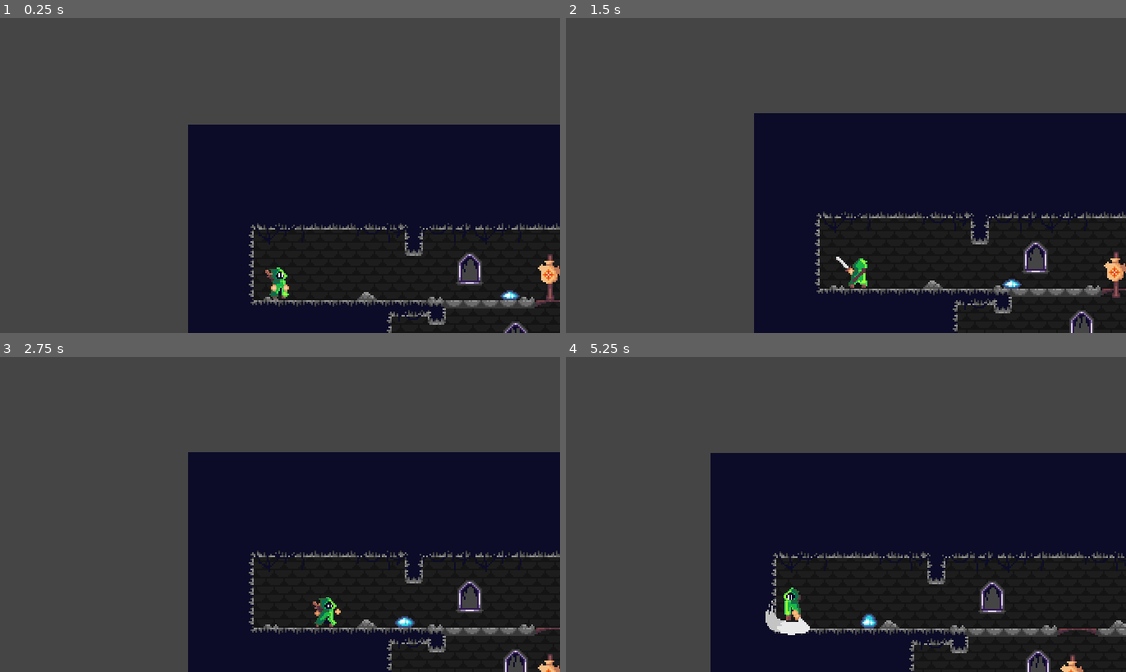
Above: before the commit, frames 1-4 (two rows, left to right).
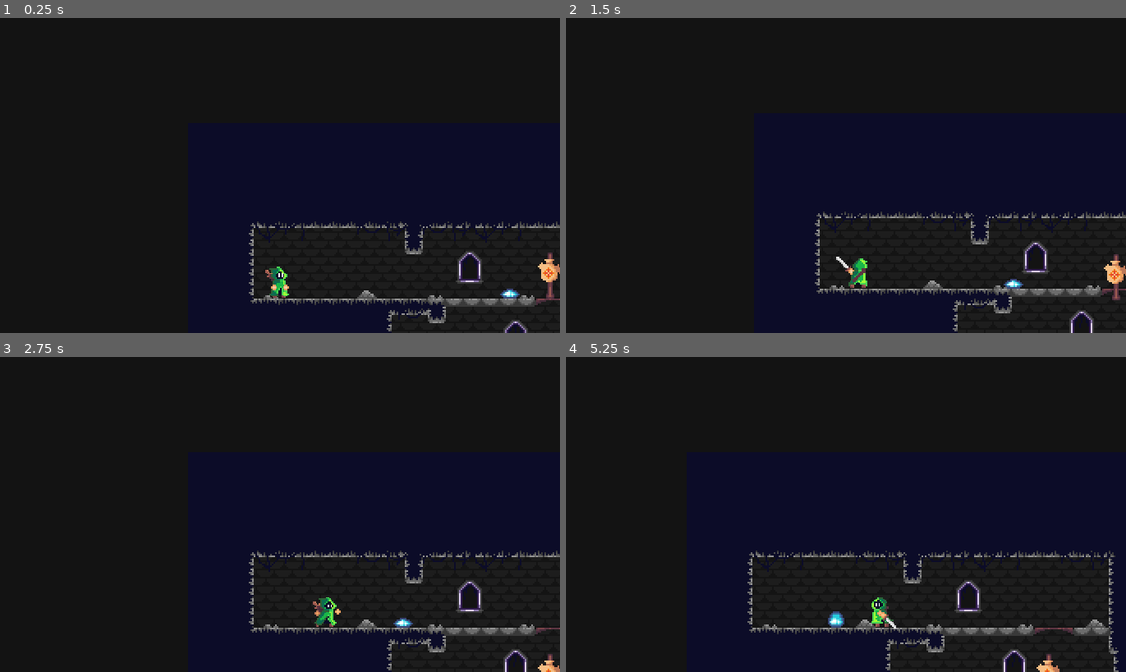
Above: after the commit, the same moments.

Repository: KrzysztofStaron/actionPlatformer
Game: Godot game, scene res://game.tscn
Same seed, same stepped clock (60 frames per second), same inputs: the game is played once before the commit and once after it.
Inputs (mouse positions are in pixels of both pictures, inside the frame that each line leads up to):
- Up to frame 1 (0.25 s): no input
- Up to frame 2 (1.5 s): move the mouse to (969, 159) at 0.52 s; press the mouse at (969, 159) at 0.53 s; hold D (move_right) 0.53-1.28 s; tap Space (jump) at 0.77 s; move the mouse to (734, 191) at 1.27 s; release the mouse at (734, 191) at 1.28 s; hold S (move_down) from 1.28 s (still down); tap Ctrl (walk) at 1.35 s
- Up to frame 3 (2.75 s): tap Space (jump) at 1.52 s; move the mouse to (336, 445) at 2.02 s; release S (move_down) at 2.03 s; press the mouse at (336, 445) at 2.03 s; hold D (move_right) from 2.03 s (still down)
- Up to frame 4 (5.25 s): move the mouse to (818, 577) at 2.77 s; release the mouse at (818, 577) at 2.78 s; tap Ctrl (walk) at 2.85, 4.35 s; tap Space (jump) at 3.02, 3.77, 4.52 s; move the mouse to (1014, 561) at 3.52 s; release D (move_right) at 3.53 s; press the mouse at (1014, 561) at 3.53 s; hold A (move_left) 3.53-5.03 s; move the mouse to (678, 467) at 4.27 s; release the mouse at (678, 467) at 4.28 s; move the mouse to (874, 514) at 5.02 s; press the mouse at (874, 514) at 5.03 s; hold S (move_down) from 5.03 s (still down)

The runs differ from the first frame. In frame 1, 59% of the frame differs, in the area x 0-100%, y 0-100%; in frame 2, 54%; in frame 3, 54%; in frame 4, 53%.

Commit message:
some uchanges that I forgot to commit t months ago XD

Diff:
--- a/project.godot
+++ b/project.godot
@@ -17,22 +17,22 @@
 "base": "Control",
 "class": "GridItem",
 "language": "GDScript",
-"path": "res://scenes/inventory/GridItem.gd"
+"path": "res://inventory/GridItem.gd"
 }, {
 "base": "Control",
 "class": "Inventory",
 "language": "GDScript",
-"path": "res://scenes/inventory/Inventory.gd"
+"path": "res://inventory/Inventory.gd"
 }, {
 "base": "Object",
 "class": "Item",
 "language": "GDScript",
-"path": "res://scenes/inventory/Item.gd"
+"path": "res://inventory/Item.gd"
 }, {
 "base": "Node",
 "class": "Items",
 "language": "GDScript",
-"path": "res://scenes/inventory/Items.gd"
+"path": "res://inventory/Items.gd"
 }, {
 "base": "KinematicBody2D",
 "class": "Player",
@@ -153,5 +153,5 @@
 
 [rendering]
 
-environment/default_clear_color=Color( 0.27451, 0.27451, 0.27451, 1 )
+environment/default_clear_color=Color( 0.0784314, 0.0784314, 0.0784314, 1 )
 environment/default_environment="res://environment.tres"
--- a/settings.gd
+++ b/settings.gd
@@ -1,4 +1,4 @@
 extends Node
 
-const gravitation := 300
-const maxGravitation := 600
+const gravitation := 400
+const maxGravitation := 800
Renamed: scenes/inventory/GridItem.gd -> inventory/GridItem.gd
Renamed: scenes/inventory/GridItem.tscn -> inventory/GridItem.tscn
Renamed: scenes/inventory/Inventory.gd -> inventory/Inventory.gd
Renamed: scenes/inventory/Inventory.tscn -> inventory/Inventory.tscn
Renamed: scenes/inventory/Item.gd -> inventory/Item.gd
Renamed: scenes/inventory/ItemGrid.gd -> inventory/ItemGrid.gd
Renamed: scenes/inventory/Items.gd -> inventory/Items.gd
